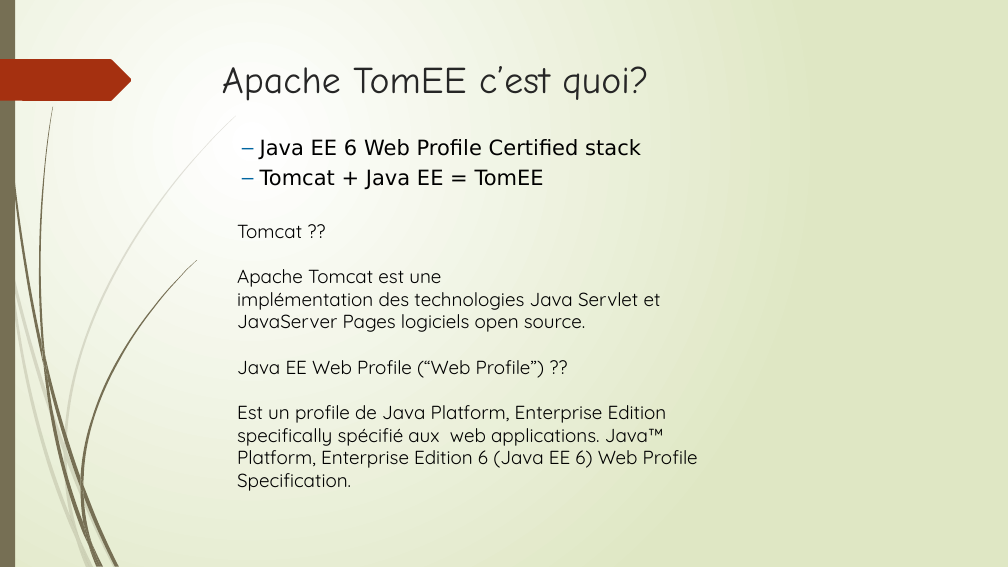
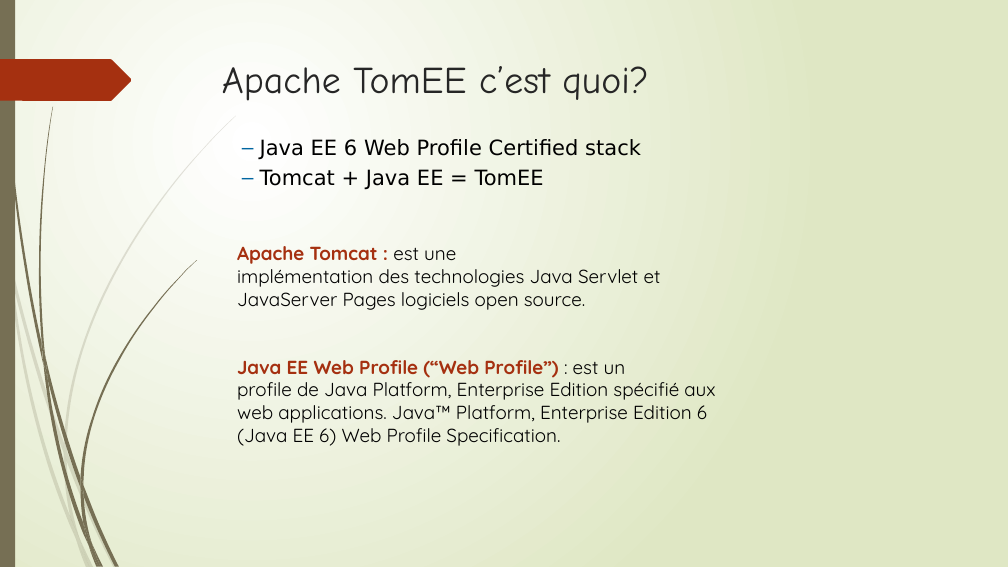
Before and after one commit to Tarek-Adra/TomEE, a slide deck: slide 3 of presentation.pptx (slide 6 before the commit). Drawn at 1008x567 pixels with LibreOffice and Linux fonts; fonts in the diff are those of the drawing. Boxes give left, top, right and bottom in pixels: in the first picture for what was removed or moved away, otherwise in the second. Text is boxed around its words. In the diff, an @@ line names an element or a change of style, - is before the commit and + after.

```diff
--- a/presentation.pptx
+++ b/presentation.pptx
@@ text at (x1=237, y1=246, x2=715, y2=446): text changed @@
-Tomcat ??
-Apache Tomcat est une implémentation des technologies Java Servlet et JavaServer Pages logiciels open source.
-Java EE Web Proﬁle (“Web Proﬁle”) ??
-Est un proﬁle de Java Platform, Enterprise Edition speciﬁcally spécifié aux web applications. Java™ Platform, Enterprise Edition 6 (Java EE 6) Web Proﬁle Speciﬁcation.
+Apache Tomcat : est une implémentation des technologies Java Servlet et JavaServer Pages logiciels open source.
+Java EE Web Proﬁle (“Web Proﬁle”) : est un
+proﬁle de Java Platform, Enterprise Edition spécifié aux web applications. Java™ Platform, Enterprise Edition 6 (Java EE 6) Web Proﬁle Speciﬁcation.
```
Also in this commit, not shown: 5 other slides changed, 2 slides added, 4 slides removed, 2 other files.
